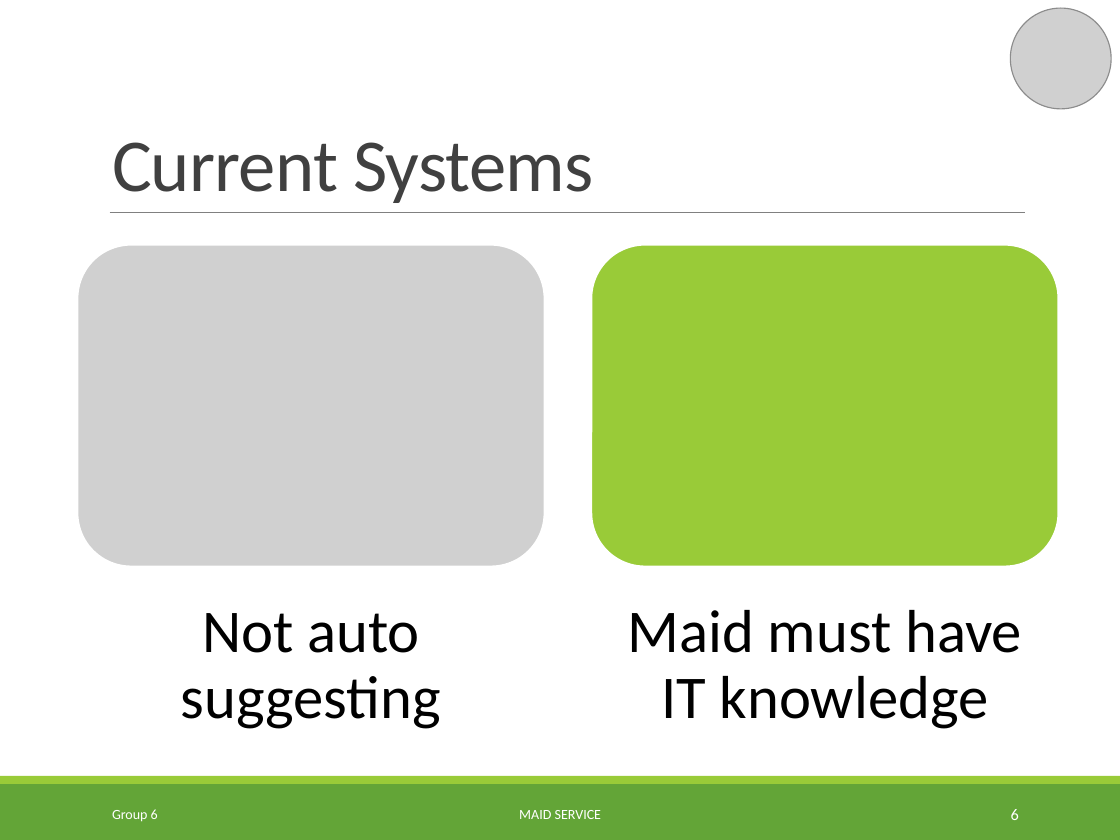
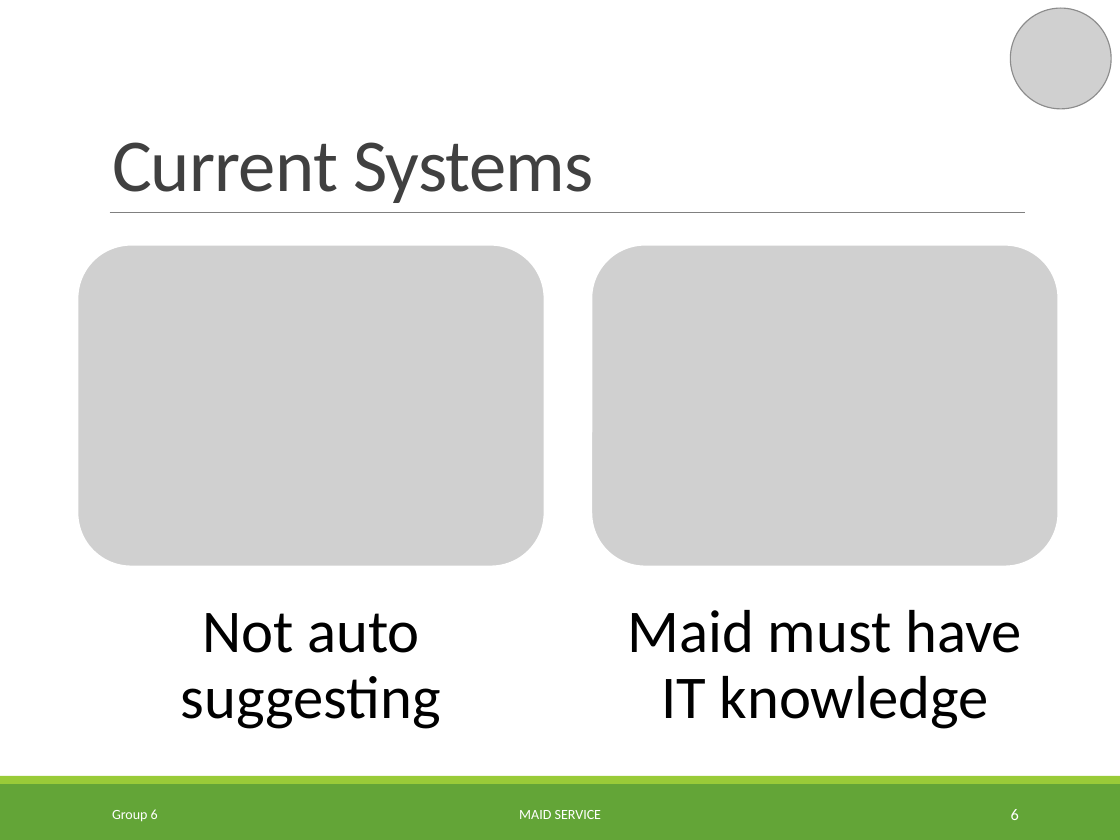
Before and after one commit to TuanBT/ms-website, a slide deck: slide 6 of Presentation/MS_Slide.pptx. Drawn at 1120x840 pixels with LibreOffice and Linux fonts; fonts in the diff are those of the drawing; grey boxes stand for pictures; background and template pictures are left out. Boxes give left, top, right and bottom in pixels: in the first picture for what was removed or moved away, otherwise in the second. Text is boxed around its words. In the diff, an @@ line names an element or a change of style, - is before the commit and + after.

```diff
--- a/Presentation/MS_Slide.pptx
+++ b/Presentation/MS_Slide.pptx
@@ rounded rectangle removed at (x1=591, y1=244, x2=1058, y2=566) @@
@@ picture added at (x1=591, y1=244, x2=1058, y2=566) @@
```
Also in this commit, not shown: 16 other slides changed, 2 slides added, 6 slides removed.
